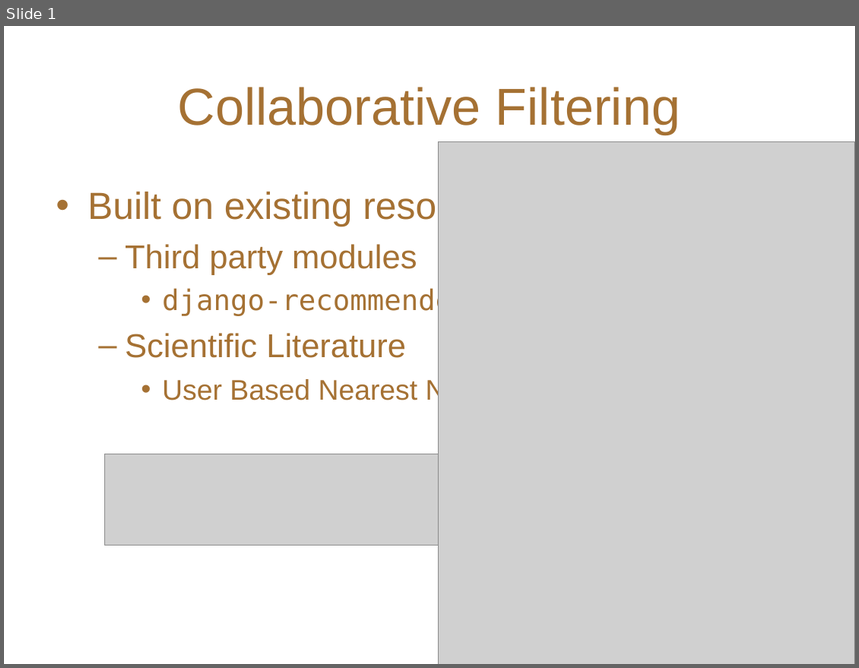
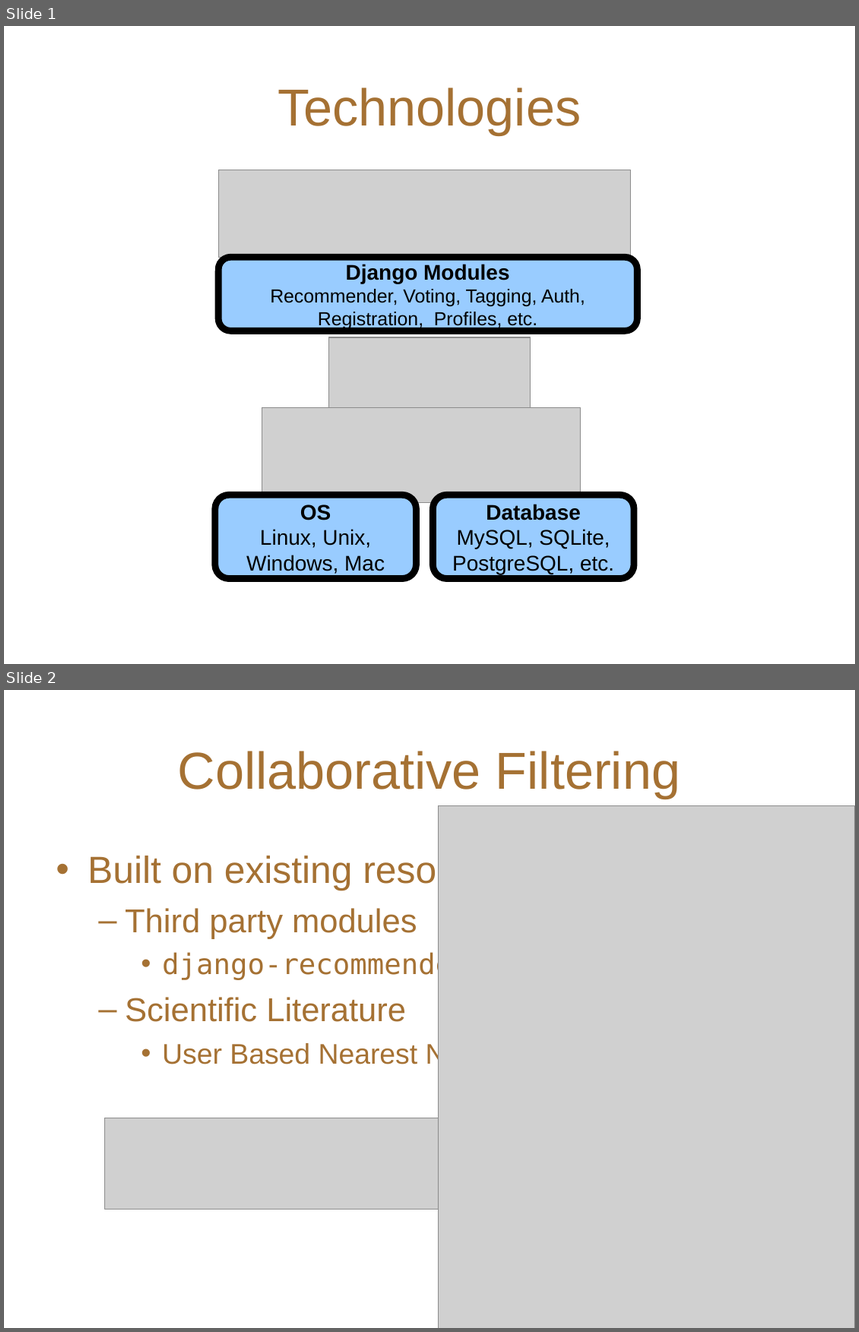
Before and after one commit to NabeelaMSIT/digichef, a slide deck: digichef/presentation/tech.ppt. Shown one above the other, each under a label of ours: slide 1 before the commit, slides 1 and 2 after it. The pictures are 859x668 and 859x1332 pixels, drawn with LibreOffice and Linux fonts; fonts in the diff are those of the drawing; grey boxes stand for pictures; background and template pictures are left out. Boxes give left, top, right and bottom in pixels: in the first picture for what was removed or moved away, otherwise in the second. Text is boxed around its words. In the diff, an @@ line names an element or a change of style, - is before the commit and + after.

Commit message:
added technology stack slide

```diff
--- a/digichef/presentation/tech.ppt
+++ b/digichef/presentation/tech.ppt
@@ slide 1 added at [4,26,855,664], background picture (left out) @@
@@ title added at [278,88,581,135], 44 pt, text #A57133 @@
+Technologies
@@ picture added at [218,170,630,258] @@
@@ rounded rectangle added at [218,258,637,332], fill #99CCFF, outline #000000 5.67 pt, 16 pt, text #000000 @@
+Django Modules
+Recommender, Voting, Tagging, Auth, Registration, Profiles, etc.
@@ picture added at [329,338,530,408] @@
@@ picture added at [262,408,580,503] @@
@@ rounded rectangle added at [215,495,416,579], fill #99CCFF, outline #000000 5.67 pt, 18 pt, text #000000 @@
+OS
+Linux, Unix, Windows, Mac
@@ rounded rectangle added at [433,495,634,579], fill #99CCFF, outline #000000 5.67 pt, 18 pt, text #000000 @@
+Database
+MySQL, SQLite, PostgreSQL, etc.
@@ what was slide 1 is now slide 2 @@
```
